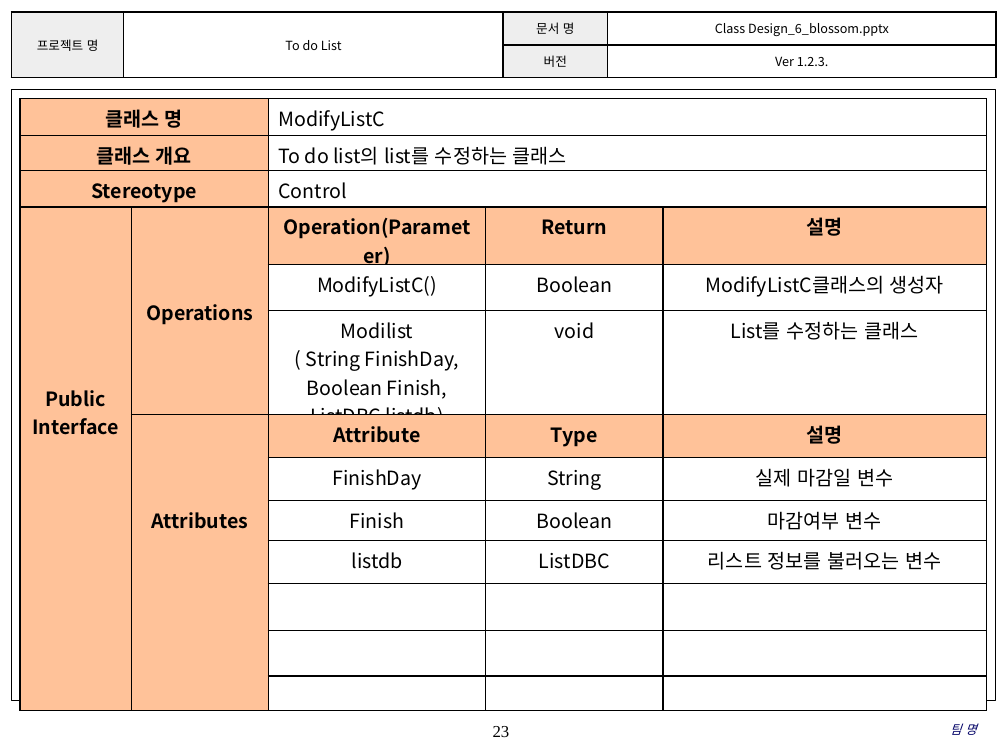
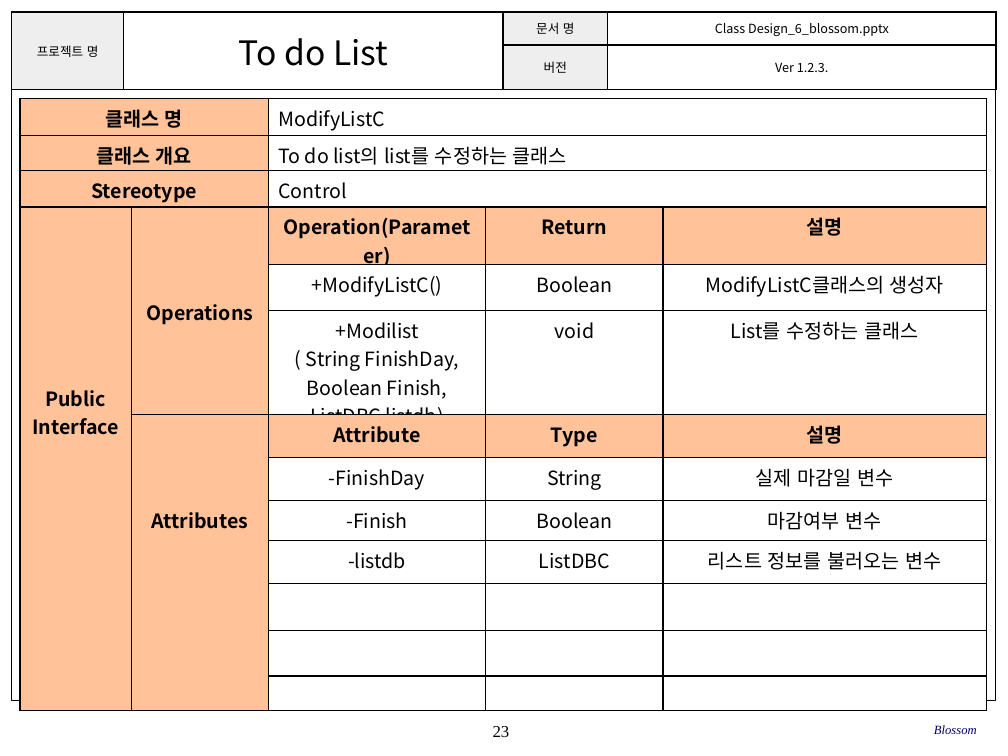
Before and after one commit to SE-admin/SE2017_6_blossom, a slide deck: slide 23 of doc/3_ 설계서/Class Design_6_blossom.pptx. Drawn at 1008x756 pixels with LibreOffice and Linux fonts; fonts in the diff are those of the drawing; background and template pictures are left out. Boxes give left, top, right and bottom in pixels: in the first picture for what was removed or moved away, otherwise in the second. Text is boxed around its words. In the diff, an @@ line names an element or a change of style, - is before the commit and + after.

```diff
--- a/doc/3_ 설계서/Class Design_6_blossom.pptx
+++ b/doc/3_ 설계서/Class Design_6_blossom.pptx
@@ table at (11,12,996,78) @@
@@ size 9 to 24 pt in "To do List" @@
@@ table at (20,99,988,699) @@
-row 5, column 3: ModifyListC()
+row 5, column 3: +ModifyListC()
-row 6, column 3: Modilist / ( String FinishDay, / Boolean Finish, / ListDBC listdb)
+row 6, column 3: +Modilist / ( String FinishDay, / Boolean Finish, / ListDBC listdb)
-row 8, column 3: FinishDay
+row 8, column 3: -FinishDay
-row 9, column 3: Finish
+row 9, column 3: -Finish
-row 10, column 3: listdb
+row 10, column 3: -listdb
@@ text at (934,725,977,734): text changed @@
-팀 명
+Blossom
```
Also in this commit, not shown: 23 other slides changed.
